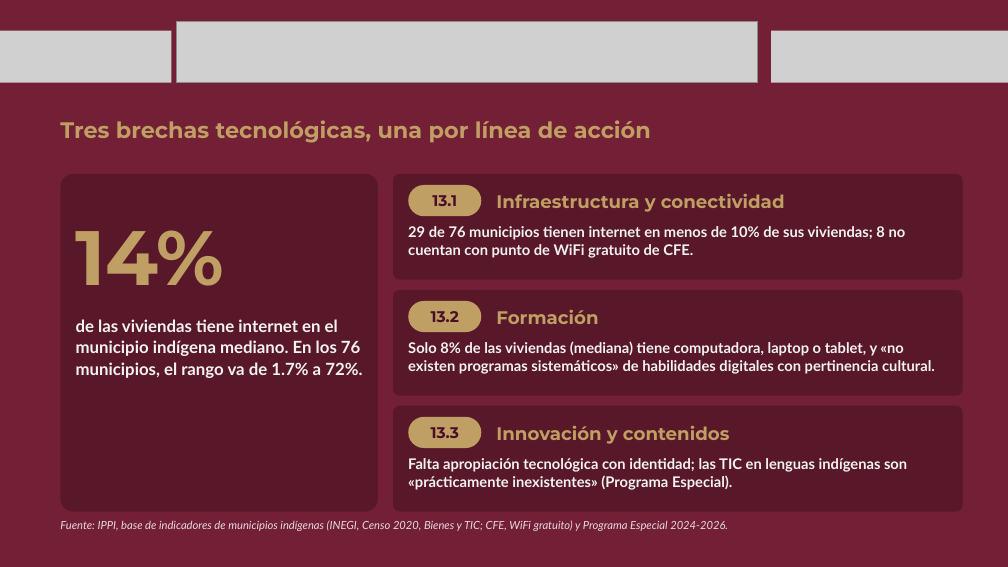
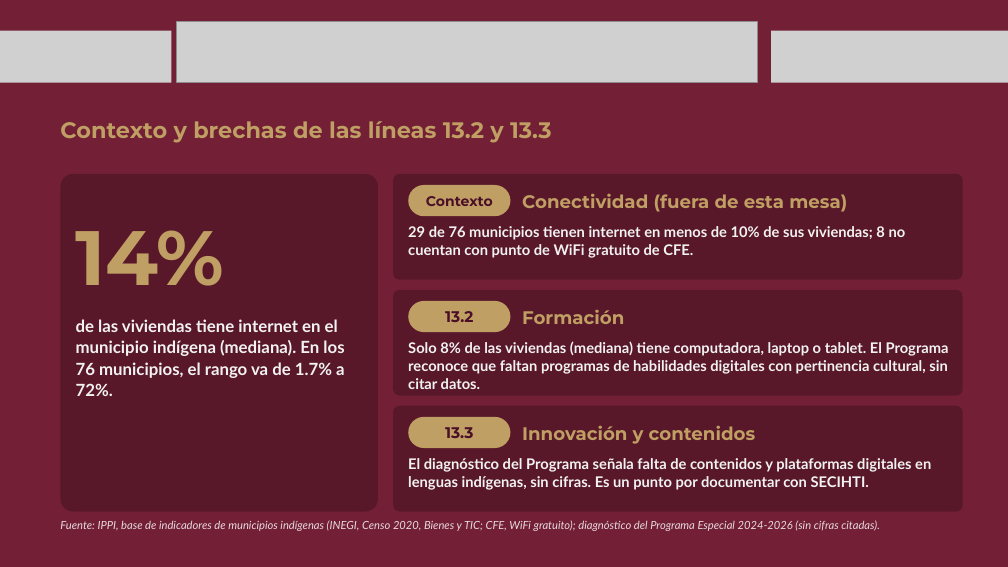
Before and after one commit to MIGUEL-TGH/proyecto-ippi, a slide deck: slide 6 of presupuesto-transversal/2026-11-04 - presentacion-mesa-tecnica-ippi-secihti.pptx. Drawn at 1008x567 pixels with LibreOffice and Linux fonts; fonts in the diff are those of the drawing; grey boxes stand for pictures; background and template pictures are left out. Boxes give left, top, right and bottom in pixels: in the first picture for what was removed or moved away, otherwise in the second. Text is boxed around its words. In the diff, an @@ line names an element or a change of style, - is before the commit and + after.

```diff
--- a/presupuesto-transversal/2026-11-04 - presentacion-mesa-tecnica-ippi-secihti.pptx
+++ b/presupuesto-transversal/2026-11-04 - presentacion-mesa-tecnica-ippi-secihti.pptx
@@ text at [60,121,551,143]: text changed @@
-Tres brechas tecnológicas, una por línea de acción
+Contexto y brechas de las líneas 13.2 y 13.3
@@ rounded rectangle "Contexto": place and size @@
-rounded rectangle "Contexto" at [408,185,481,216]
+rounded rectangle "Contexto" at [408,185,511,216]
@@ text in rounded rectangle at [426,196,493,206]: text changed; size 22 to 20 pt @@
-13.1
+Contexto
@@ text at [522,194,847,212]: text changed @@
-Infraestructura y conectividad
+Conectividad (fuera de esta mesa)
@@ text at [76,319,345,396]: text changed @@
-de las viviendas tiene internet en el municipio indígena mediano. En los 76 municipios, el rango va de 1.7% a 72%.
+de las viviendas tiene internet en el municipio indígena (mediana). En los 76 municipios, el rango va de 1.7% a 72%.
@@ rounded rectangle "13.2": place and size @@
-rounded rectangle "13.2" at [408,301,481,332]
+rounded rectangle "13.2" at [408,301,511,332]
@@ text "Formación": place and size @@
-text "Formación" at [496,310,598,324]
+text "Formación" at [522,310,624,324]
@@ text at [408,341,949,389]: text changed @@
-Solo 8% de las viviendas (mediana) tiene computadora, laptop o tablet, y «no existen programas sistemáticos» de habilidades digitales con pertinencia cultural.
+Solo 8% de las viviendas (mediana) tiene computadora, laptop o tablet. El Programa reconoce que faltan programas de habilidades digitales con pertinencia cultural, sin citar datos.
@@ rounded rectangle "13.3": place and size @@
-rounded rectangle "13.3" at [408,417,481,448]
+rounded rectangle "13.3" at [408,417,511,448]
@@ text "Innovación y contenidos": place and size @@
-text "Innovación y contenidos" at [496,426,729,444]
+text "Innovación y contenidos" at [522,426,755,444]
@@ text at [408,458,931,490]: text changed @@
-Falta apropiación tecnológica con identidad; las TIC en lenguas indígenas son «prácticamente inexistentes» (Programa Especial).
+El diagnóstico del Programa señala falta de contenidos y plataformas digitales en lenguas indígenas, sin cifras. Es un punto por documentar con SECIHTI.
@@ text at [60,520,880,531]: text changed @@
-Fuente: IPPI, base de indicadores de municipios indígenas (INEGI, Censo 2020, Bienes y TIC; CFE, WiFi gratuito) y Programa Especial 2024-2026.
+Fuente: IPPI, base de indicadores de municipios indígenas (INEGI, Censo 2020, Bienes y TIC; CFE, WiFi gratuito); diagnóstico del Programa Especial 2024-2026 (sin cifras citadas).
```
Also in this commit, not shown: 13 other slides changed, 20 other files.
